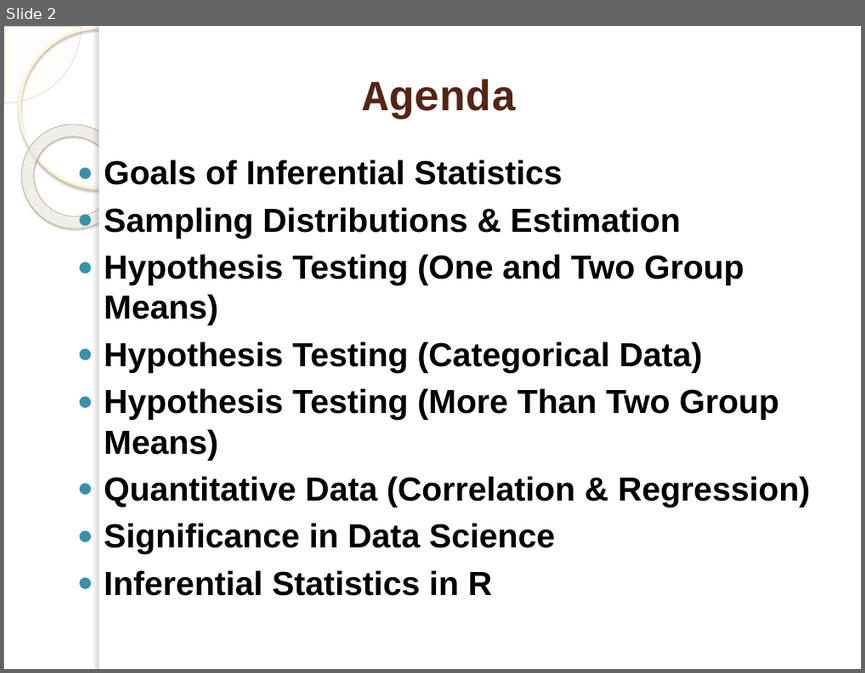
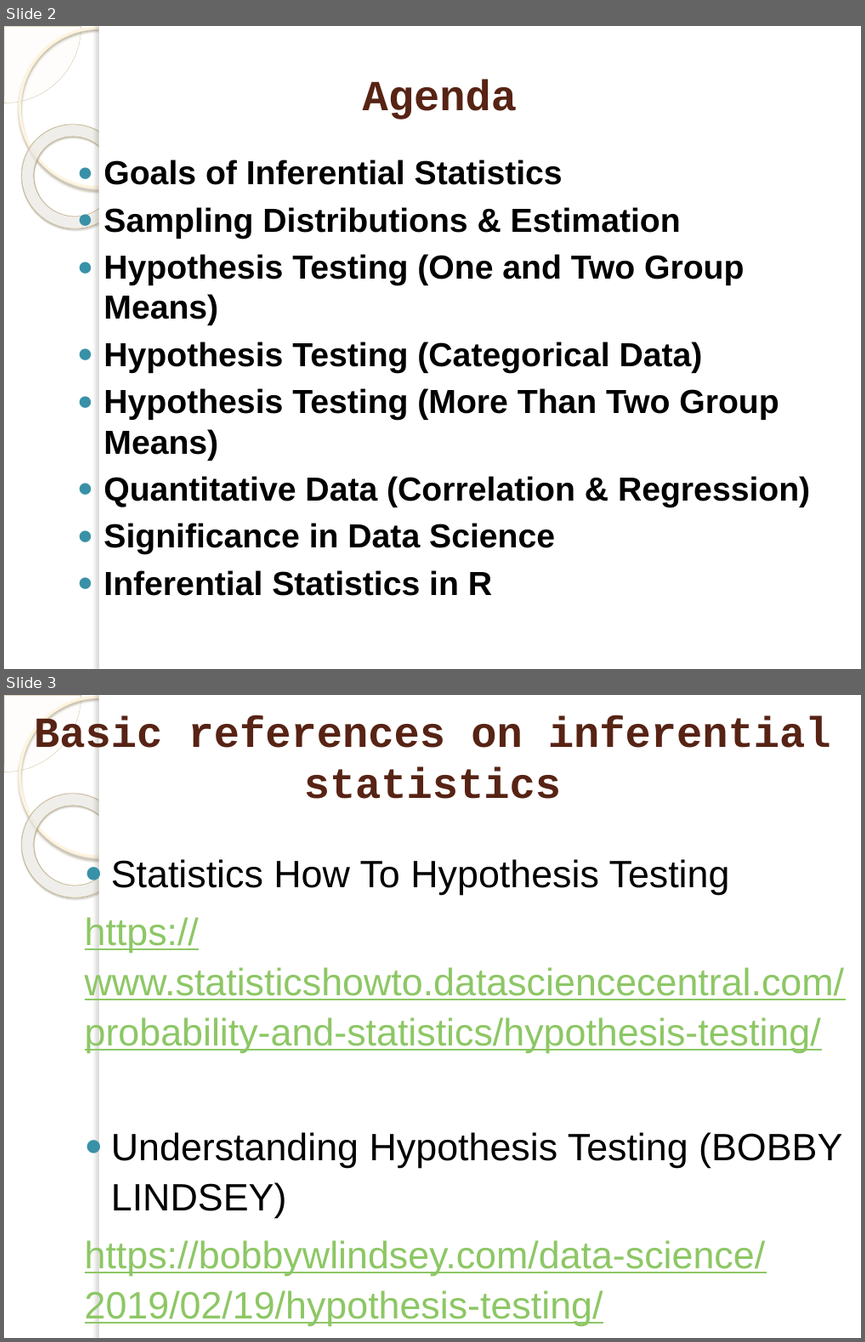
Before and after one commit to marinfotache/Data-Processing-Analysis-Science-with-R, a slide deck: 10 Basic Inferential Statistics/10_basic_inferential_statistics.pptx. Shown one above the other, each under a label of ours: slide 2 before the commit, slides 2 and 3 after it. The pictures are 865x673 and 865x1342 pixels, drawn with LibreOffice and Linux fonts; fonts in the diff are those of the drawing; background and template pictures are left out. Boxes give left, top, right and bottom in pixels: in the first picture for what was removed or moved away, otherwise in the second. Text is boxed around its words. In the diff, an @@ line names an element or a change of style, - is before the commit and + after.

```diff
--- a/10 Basic Inferential Statistics/10_basic_inferential_statistics.pptx
+++ b/10 Basic Inferential Statistics/10_basic_inferential_statistics.pptx
@@ slide 3 added at [4,695,861,1338], background picture (left out); not listed: 5 template elements that a slide beside it also shows @@
@@ title added at [34,715,831,799], 36 pt, text #572314, bold @@
+Basic references on inferential statistics
@@ text added at [85,859,844,1326], 32 pt, text #8DC765, underline @@
+● Statistics How To Hypothesis Testing
+https://www.statisticshowto.datasciencecentral.com/probability-and-statistics/hypothesis-testing/
+● Understanding Hypothesis Testing (BOBBY LINDSEY)
+https://bobbywlindsey.com/data-science/2019/02/19/hypothesis-testing/
```
Also in this commit, not shown: 2 slides changed.
